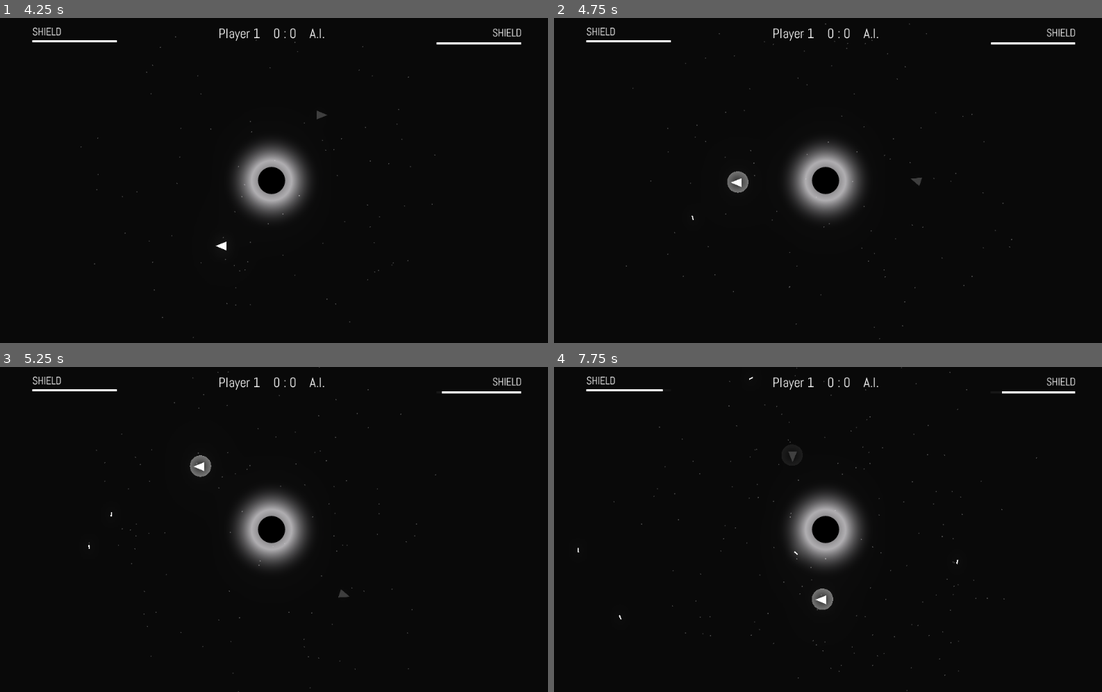
Above: before the commit, frames 1-4 (two rows, left to right).
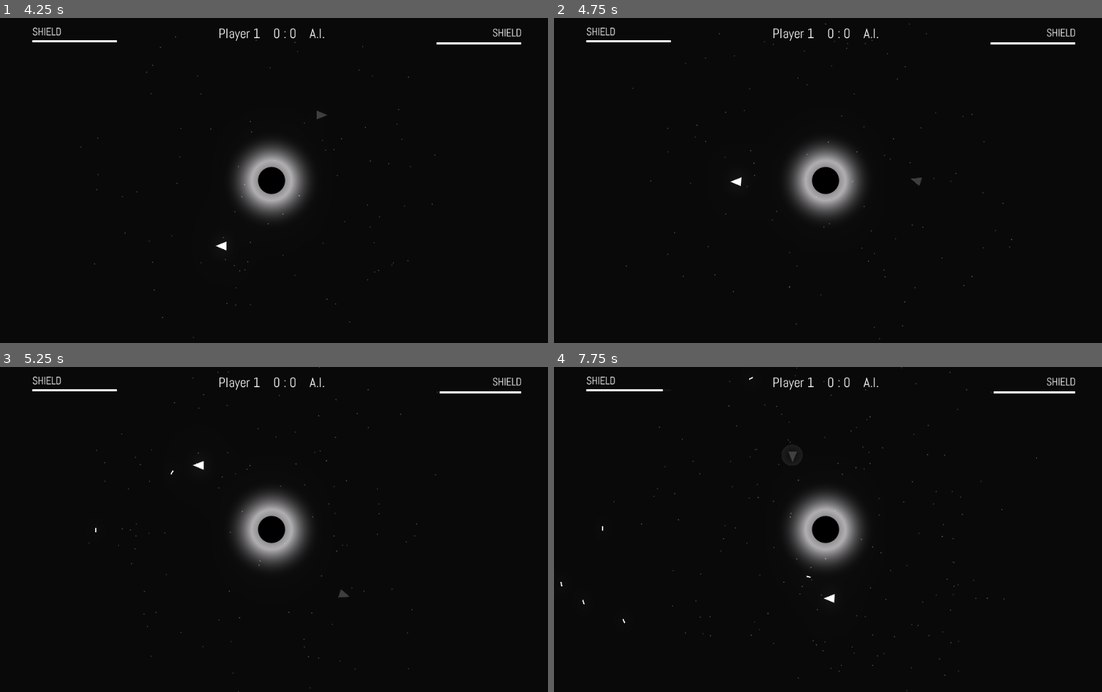
Above: after the commit, the same moments.

Repository: jhysek/gargantua-arena
Game: Godot game, scene res://Menu.tscn
The game is run twice, just before and just after one commit, with the same random seed, the same clock (stepped at 60 frames per second) and the same inputs. Sound files missing from this copy of the repository are replaced by a short silence.
Inputs:
- Up to frame 1 (4.25 s): click "FIGHT" at 0.5 s; hold Right (ui_right) 1.28-2.03 s; tap Enter at 2 s; hold Down (ui_down) 2.03-2.78 s; hold Right (ui_right) 2.78-3.53 s; hold Up (ui_up) from 3.53 s (still down)
- Up to frame 2 (4.75 s): tap Space at 4.25 s; release Up (ui_up) at 4.28 s; hold Left (ui_left) from 4.28 s (still down)
- Up to frame 3 (5.25 s): keep holding Left (ui_left)
- Up to frame 4 (7.75 s): release Left (ui_left) at 5.78 s; hold Down (ui_down) 5.78-6.53 s; hold Right (ui_right) 6.53-7.28 s; hold Up (ui_up) from 7.28 s (still down)

Frame 1 is identical in both runs. In frame 2, 0.2% of the frame differs, in the area x 25-80%, y 7-63%; in frame 3, 0.2%; in frame 4, 0.3%, in the area x 1-82%, y 7-79%.

Commit message:
Easier AI in earlier rounds

Diff:
--- a/Components/Ship/AI.gd
+++ b/Components/Ship/AI.gd
@@ -3,7 +3,7 @@
 var ship
 var game
 
-var decision_cooldown = 0.1
+var decision_cooldown = 0.2
 
 var rotation_target
 var actions = {}
@@ -11,6 +11,16 @@
 var bullets
 
 func _init(controlled_ship, played_game):
+
+	if Stats.round_no <= 3:
+		decision_cooldown = 0.3
+	if Stats.round_no >= 3 and Stats.round_no <= 10:
+		decision_cooldown = 0.2
+	if Stats.round_no > 10:
+		decision_cooldown = 0.01
+	if Stats.round_no == 1:
+		decision_cooldown = 0.4
+
 	ship = controlled_ship
 	game = played_game
 	bullets = ship.get_node("/root/Game/Bullets")
--- a/Game.tscn
+++ b/Game.tscn
@@ -242,7 +242,7 @@
 font_data = ExtResource( 6 )
 _sections_unfolded = [ "Font", "Settings" ]
 
-[node name="Game" type="Node2D" index="0"]
+[node name="Game" type="Node2D"]
 
 script = ExtResource( 1 )
 
--- a/Menu.gd
+++ b/Menu.gd
@@ -6,6 +6,7 @@
 func _on_Button_pressed():
 	Stats.reset_score()
 	Stats.set_player2(player2)
+	MusicPlayer.play()
 	get_tree().change_scene("res://Game.tscn")
 
 func _on_AI_pressed():
--- a/Menu.tscn
+++ b/Menu.tscn
@@ -184,7 +184,86 @@
 font_data = ExtResource( 3 )
 _sections_unfolded = [ "Font", "Settings" ]
 
-[node name="Menu" type="Node2D"]
+[sub_resource type="Environment" id=11]
+
+background_mode = 0
+background_sky_custom_fov = 0.0
+background_color = Color( 0, 0, 0, 1 )
+background_energy = 1.0
+background_canvas_max_layer = 0
+ambient_light_color = Color( 0, 0, 0, 1 )
+ambient_light_energy = 1.0
+ambient_light_sky_contribution = 1.0
+fog_enabled = false
+fog_color = Color( 0.5, 0.6, 0.7, 1 )
+fog_sun_color = Color( 1, 0.9, 0.7, 1 )
+fog_sun_amount = 0.0
+fog_depth_enabled = true
+fog_depth_begin = 10.0
+fog_depth_curve = 1.0
+fog_transmit_enabled = false
+fog_transmit_curve = 1.0
+fog_height_enabled = false
+fog_height_min = 0.0
+fog_height_max = 100.0
+fog_height_curve = 1.0
+tonemap_mode = 0
+tonemap_exposure = 1.0
+tonemap_white = 1.0
+auto_exposure_enabled = false
+auto_exposure_scale = 0.4
+auto_exposure_min_luma = 0.05
+auto_exposure_max_luma = 8.0
+auto_exposure_speed = 0.5
+ss_reflections_enabled = false
+ss_reflections_max_steps = 64
+ss_reflections_fade_in = 0.15
+ss_reflections_fade_out = 2.0
+ss_reflections_depth_tolerance = 0.2
+ss_reflections_roughness = true
+ssao_enabled = false
+ssao_radius = 1.0
+ssao_intensity = 1.0
+ssao_radius2 = 0.0
+ssao_intensity2 = 1.0
+ssao_bias = 0.01
+ssao_light_affect = 0.0
+ssao_color = Color( 0, 0, 0, 1 )
+ssao_quality = 0
+ssao_blur = 3
+ssao_edge_sharpness = 4.0
+dof_blur_far_enabled = false
+dof_blur_far_distance = 10.0
+dof_blur_far_transition = 5.0
+dof_blur_far_amount = 0.1
+dof_blur_far_quality = 1
+dof_blur_near_enabled = false
+dof_blur_near_distance = 2.0
+dof_blur_near_transition = 1.0
+dof_blur_near_amount = 0.1
+dof_blur_near_quality = 1
+glow_enabled = true
+glow_levels/1 = false
+glow_levels/2 = false
+glow_levels/3 = true
+glow_levels/4 = false
+glow_levels/5 = true
+glow_levels/6 = false
+glow_levels/7 = false
+glow_intensity = 0.8
+glow_strength = 1.0
+glow_bloom = 1.0
+glow_blend_mode = 2
+glow_hdr_threshold = 1.0
+glow_hdr_scale = 2.0
+glow_bicubic_upscale = false
+adjustment_enabled = false
+adjustment_brightness = 1.0
+adjustment_contrast = 1.0
+adjustment_saturation = 1.0
+_sections_unfolded = [ "Glow" ]
+
+[node name="Menu" type="Node2D" index="0"]
 
 script = ExtResource( 1 )
 __meta__ = {
@@ -299,6 +378,7 @@
 margin_bottom = 37.0
 rect_pivot_offset = Vector2( 0, 0 )
 rect_clip_content = false
+focus_mode = 2
 mouse_filter = 0
 mouse_default_cursor_shape = 0
 size_flags_horizontal = 1
@@ -455,6 +535,10 @@
 editor_draw_limits = false
 editor_draw_drag_margin = false
 
+[node name="WorldEnvironment" type="WorldEnvironment" parent="." index="3"]
+
+environment = SubResource( 11 )
+
 [connection signal="pressed" from="CanvasLayer/UI/Player2/AI" to="." method="_on_AI_pressed"]
 
 [connection signal="pressed" from="CanvasLayer/UI/Player2/HUMAN" to="." method="_on_HUMAN_pressed"]
--- /dev/null
+++ b/MusicPlayer.gd
@@ -0,0 +1 @@
+extends AudioStreamPlayer
--- a/MusicPlayer.tscn
+++ b/MusicPlayer.tscn
@@ -1,11 +1,13 @@
-[gd_scene load_steps=2 format=2]
+[gd_scene load_steps=3 format=2]
 
 [ext_resource path="res://Assets/FoxieEpic0.OGG" type="AudioStream" id=1]
+[ext_resource path="res://MusicPlayer.gd" type="Script" id=2]
 
 [node name="AudioStreamPlayer" type="AudioStreamPlayer"]
 
 stream = ExtResource( 1 )
 volume_db = 0.0
-autoplay = true
+autoplay = false
 mix_target = 0
 bus = "Master"
+script = ExtResource( 2 )
Not shown: 1 places in Menu.tscn that only renumber resources
